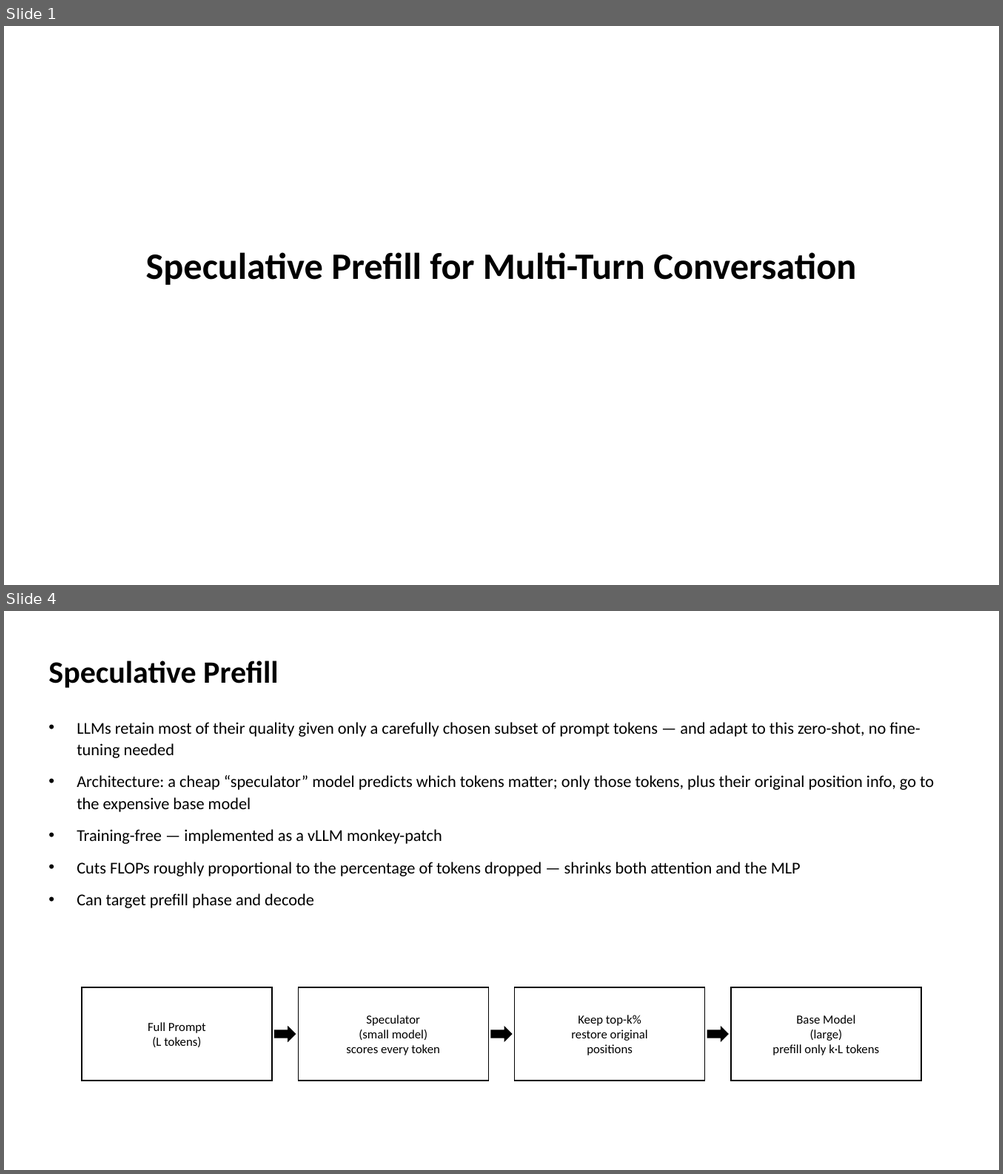
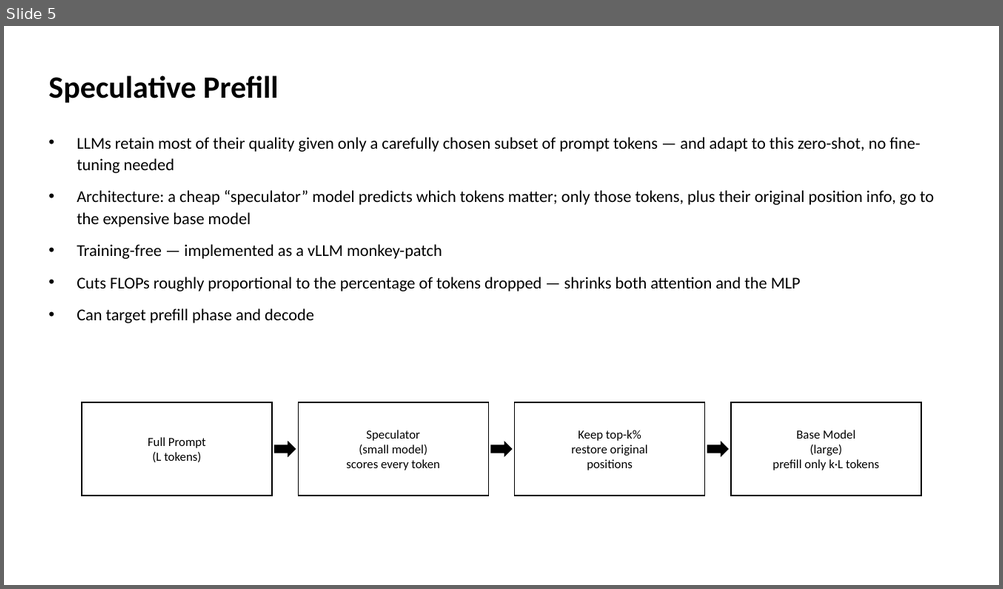
Before and after one commit to MS-Feeds/vllm-msn, a slide deck: benchmarks/spec_prefill_multi_turn/spec_prefill_multi_turn_template.pptx. Shown one above the other, each under a label of ours: slides 1 and 4 before the commit, slide 5 after it; the slides between them are not shown. The pictures are 1003x1174 and 1003x589 pixels, drawn with LibreOffice and Linux fonts; fonts in the diff are those of the drawing. Boxes give left, top, right and bottom in pixels: in the first picture for what was removed or moved away, otherwise in the second. Text is boxed around its words. In the diff, an @@ line names an element or a change of style, - is before the commit and + after.

```diff
--- a/benchmarks/spec_prefill_multi_turn/spec_prefill_multi_turn_template.pptx
+++ b/benchmarks/spec_prefill_multi_turn/spec_prefill_multi_turn_template.pptx
@@ slide 1 removed at [4, 26, 999, 585], background #FFFFFF @@
@@ text removed at [146, 252, 856, 285] @@
-Speculative Prefill for Multi-Turn Conversation
@@ what was slide 4 is now slide 5 @@
```
Also in this commit, not shown: 10 slides changed, 6 slides added, 1 other slide removed, 12 other files.
